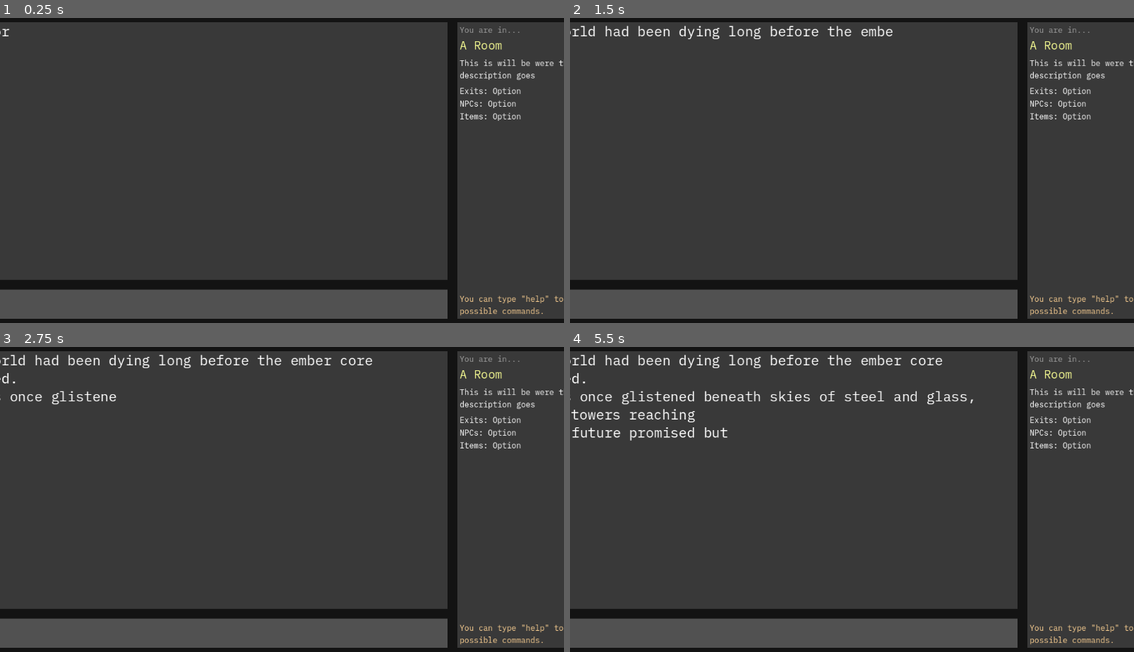
Above: before the commit, frames 1-4 (two rows, left to right).
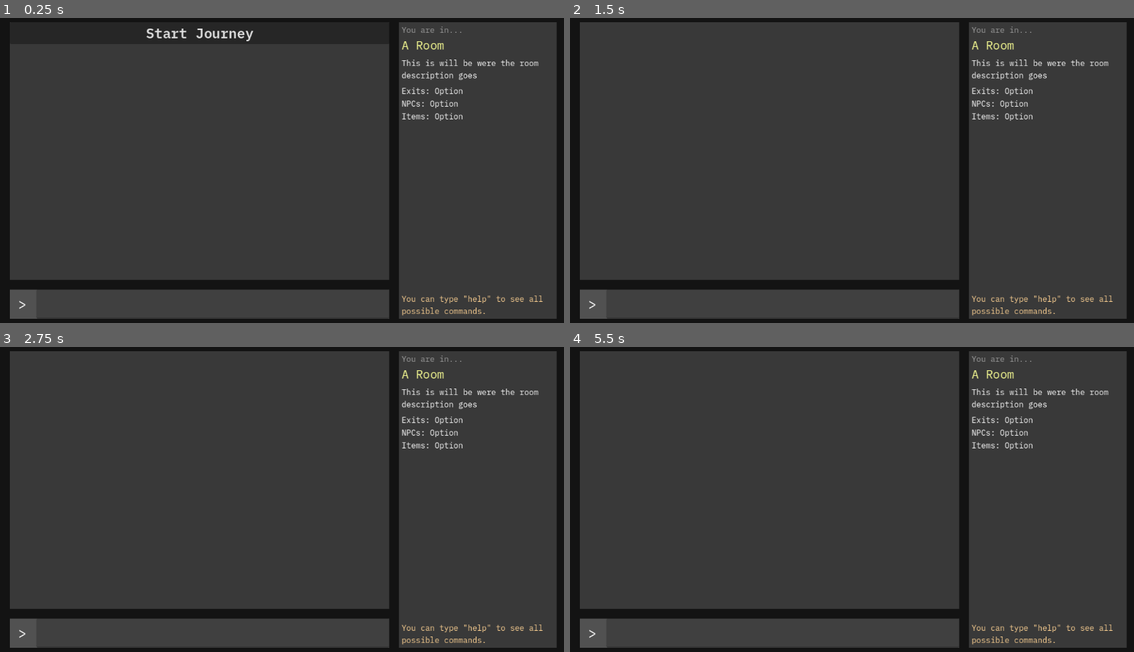
Above: after the commit, the same moments.

Repository: Gordope/CoT
Game: Godot game, scene res://control_(root).tscn
Same seed, same stepped clock (60 frames per second), same inputs: the game is played once before the commit and once after it.
Inputs (mouse positions are in pixels of both pictures, inside the frame that each line leads up to):
- Up to frame 1 (0.25 s): no input
- Up to frame 2 (1.5 s): click (767, 33) at 0.5 s, where only the run after the commit has a clickable "Start Journey"
- Up to frame 3 (2.75 s): no input
- Up to frame 4 (5.5 s): no input

The runs differ from the first frame. In frame 1, 8.6% of the frame differs, in the area x 0-100%, y 1-99%; in frame 2, 9.0%; in frame 3, 9.3%; in frame 4, 10%.
Error after the commit: Cannot call method 'queue_free' on a null value. (res://game_info.gd:42)

Commit message:
backup for new queue system

Diff:
--- a/control_(root).gd
+++ b/control_(root).gd
@@ -1,20 +1,24 @@
 extends Control
 
 const STAT_SELECTOR = preload("res://stat_selector.tscn")
+const START_BUTTON = preload("res://start_game_button.tscn")
 
 @onready var game_info = $Background/MarginContainer/Columns/Rows/GameInfo
 @onready var command_processor = $CommandProcessor
 @onready var room_manager = $RoomManager
 @onready var player = $Player
+@onready var input = $Background/MarginContainer/Columns/Rows/InputArea/HBoxContainer/Input
 
 
 func _ready() -> void:
+	input.editable = false
 	var intro_story = create_intro_story()
 	game_info.create_response(intro_story)
+	game_info.add_scene(START_BUTTON)
 
 
 func temp():
-	game_info.add_stat_selector(STAT_SELECTOR)
+	game_info.add_scene(STAT_SELECTOR)
 
 	game_info.create_response(Types.wrap_system_text("Welcome to Havenlight! You can type 'help' to see available commands."))
 
@@ -24,6 +28,7 @@
 
 	var starting_room_response = command_processor.initialize(room_manager.get_child(0), player)
 	game_info.create_response(starting_room_response)
+
 
 func _on_input_text_submitted(new_text: String) -> void:
 	if new_text.is_empty():
@@ -69,3 +74,6 @@
 They speak of a city - HAVENLIGHT."
 
 	return intro_story
+
+func start_button():
+	game_info.delete_start_message()
--- a/game_info.gd
+++ b/game_info.gd
@@ -10,39 +10,61 @@
 @onready var scroll = $Scroll
 @onready var scrollbar = scroll.get_v_scroll_bar()
 @onready var history_rows = $Scroll/HistoryRows
+
+var history_rows_queue := {}
+
+@onready var auto_scroll = false
 # Called when the node enters the scene tree for the first time.
 func _ready() -> void:
 	scrollbar.changed.connect(handle_scrollbar_changed)
 
 #### PUBLIC #####
 func create_response(response_text: String):
-	var response = INPUT_RESPONSE.instantiate()
-	_add_response_to_game(response)
-	response.set_text(response_text)
+	#var response = INPUT_RESPONSE.instantiate()
+	history_rows_queue[response_text]
+	#response.set_text(response_text)
 
 
 func create_response_with_input(response_text: String, input_text: String):
 	var input_response = INPUT_RESPONSE.instantiate()
-	_add_response_to_game(input_response)
+	add_response_to_game(input_response)
 	input_response.set_text(response_text, input_text)
 
 
-func add_stat_selector(STAT_SELECTOR):
-	var stat_selector = STAT_SELECTOR.instantiate()
-	history_rows.add_child(stat_selector)
+func add_scene(SCENE):
+	var scene = SCENE.instantiate()
+	history_rows.add_child(scene)
 
 
-#### PRIVATE ####
-func handle_scrollbar_changed():
-	scroll.scroll_vertical = scrollbar.max_value
+
+func delete_start_message():
+	history_rows.get_child(0).queue_free()
+	history_rows.get_child(1).queue_free()
+
+func test():
+	var response = INPUT_RESPONSE.instantiate()
+	history_rows.add_child(response)
+	response.set_text()
+	var key = history_rows_queue.keys()[0]
+	var value = history_rows_queue[key]
+	history_rows_queue.erase(key)
+	if value != null:
+		response.set_text(key, value)
+	else:
+		response.set_text(key)
 
 
-func _add_response_to_game(response: Control):
+func add_response_to_game(response: Control):
 	history_rows.add_child(response)
 	if not should_zebra:
 		response.zebra.hide()
 	should_zebra = !should_zebra
 	delete_history_beyond_limit()
+
+#### PRIVATE ####
+func handle_scrollbar_changed():
+	if auto_scroll == true:
+		scroll.scroll_vertical = scrollbar.max_value
 
 
 func delete_history_beyond_limit():
--- a/input/input.gd
+++ b/input/input.gd
@@ -5,10 +5,6 @@
 func _ready() -> void:
 	grab_focus()
 
-# Called every frame. 'delta' is the elapsed time since the previous frame.
-func _process(delta: float) -> void:
-	pass
-
 
 func _on_text_submitted(new_text: String) -> void:
 	clear()
--- a/input/input_response.gd
+++ b/input/input_response.gd
@@ -13,8 +13,6 @@
 		input_label.text = " > " + input
 
 	response_label.text = response
-	print(response_label.visible_characters)
-	print(response_label.get_total_character_count())
 	$ShowTextTimer.start(0.03)
 
 
--- /dev/null
+++ b/start_game_button.gd
@@ -0,0 +1,5 @@
+extends Button
+
+
+func _on_pressed() -> void:
+	get_tree().current_scene.start_button()
--- /dev/null
+++ b/start_game_button.tscn
@@ -0,0 +1,14 @@
+[gd_scene load_steps=3 format=3 uid="uid://ckiyak1yt0eps"]
+
+[ext_resource type="FontFile" uid="uid://bdu2732y362hq" path="res://fonts/IBMPlexMono-SemiBold.ttf" id="1_r8q0w"]
+[ext_resource type="Script" path="res://start_game_button.gd" id="2_xp5qx"]
+
+[node name="Button" type="Button"]
+offset_right = 8.0
+offset_bottom = 8.0
+theme_override_fonts/font = ExtResource("1_r8q0w")
+theme_override_font_sizes/font_size = 28
+text = "Start Journey"
+script = ExtResource("2_xp5qx")
+
+[connection signal="pressed" from="." to="." method="_on_pressed"]
